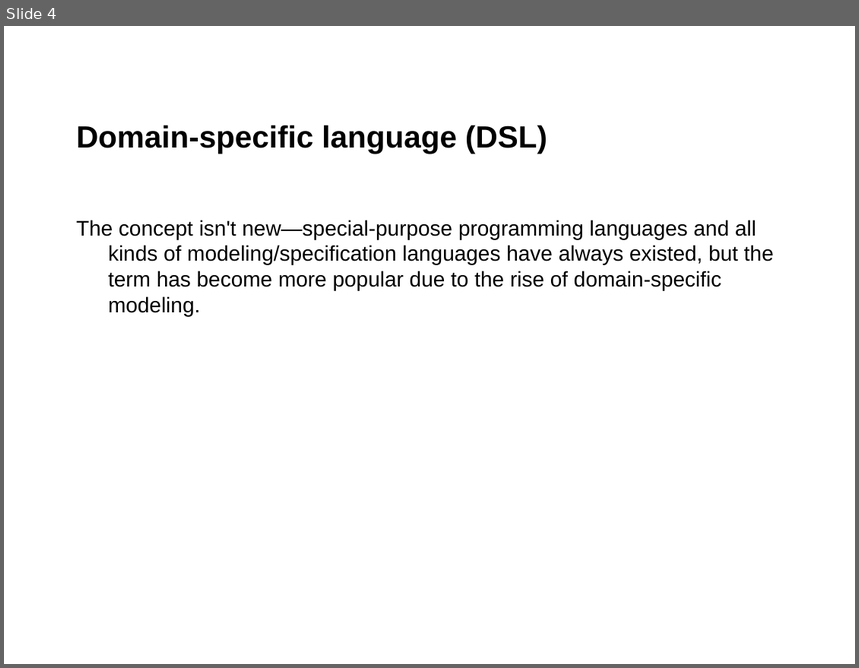
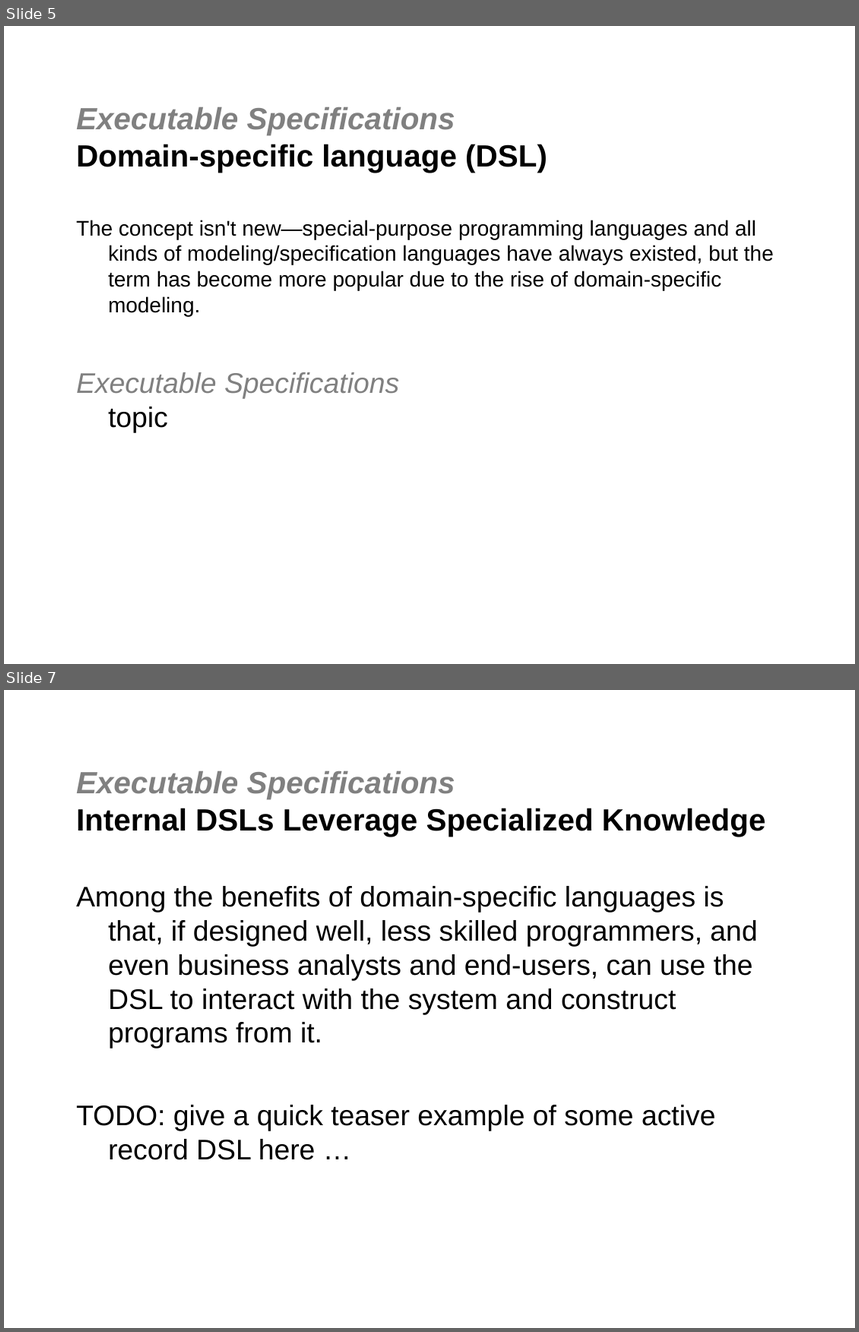
Before and after one commit to jgoodsen/agile2010, a slide deck: dsl.ppt. Shown one above the other, each under a label of ours: slide 4 before the commit, slides 5 and 7 after it; the slides between them are not shown. The pictures are 859x668 and 859x1332 pixels, drawn with LibreOffice and Linux fonts; fonts in the diff are those of the drawing; background and template pictures are left out. Boxes give left, top, right and bottom in pixels: in the first picture for what was removed or moved away, otherwise in the second. Text is boxed around its words. In the diff, an @@ line names an element or a change of style, - is before the commit and + after.

```diff
--- a/dsl.ppt
+++ b/dsl.ppt
@@ slide 7 added at bbox=[4, 690, 855, 1328], background #FFFFFF @@
@@ title added at bbox=[76, 771, 766, 836], 26 pt, text #000000, bold @@
+Executable Specifications
+Internal DSLs Leverage Specialized Knowledge
@@ text added at bbox=[76, 886, 757, 1160], 24 pt, text #000000 @@
+Among the benefits of domain-specific languages is that, if designed well, less skilled programmers, and even business analysts and end-users, can use the DSL to interact with the system and construct programs from it.
+TODO: give a quick teaser example of some active record DSL here …
@@ what was slide 4 is now slide 5 @@
@@ slide 5 changed as well @@
@@ title at bbox=[76, 107, 547, 172]: text changed @@
-Domain-specific language (DSL)
+Executable Specifications
+Domain-specific language (DSL)
@@ text at bbox=[76, 373, 399, 433]: paragraph added @@
+Executable Specifications
+topic
```
Also in this commit, not shown: 3 other slides changed, 5 other slides added, 18 slides removed, 7 other files.
